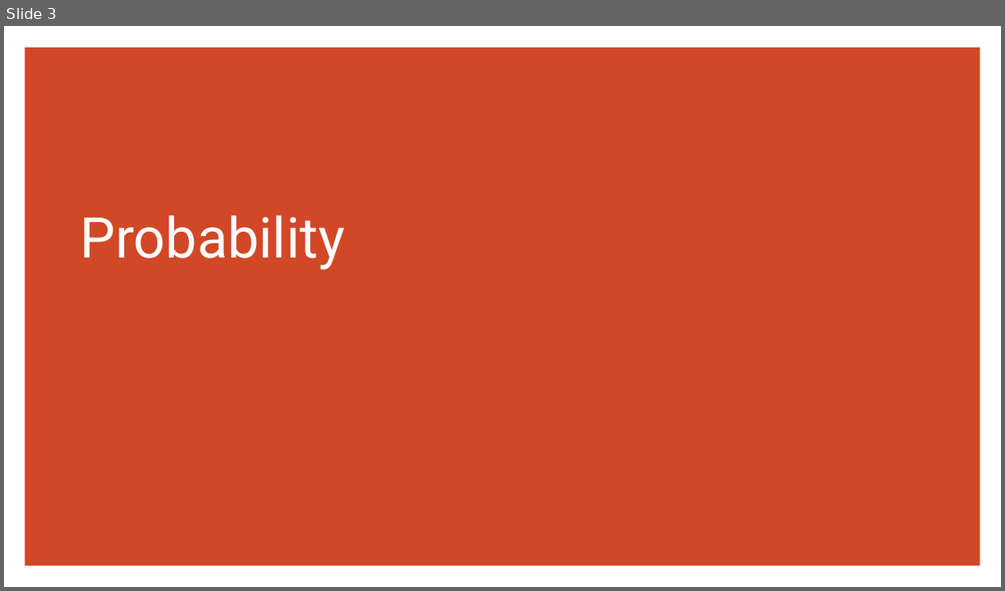
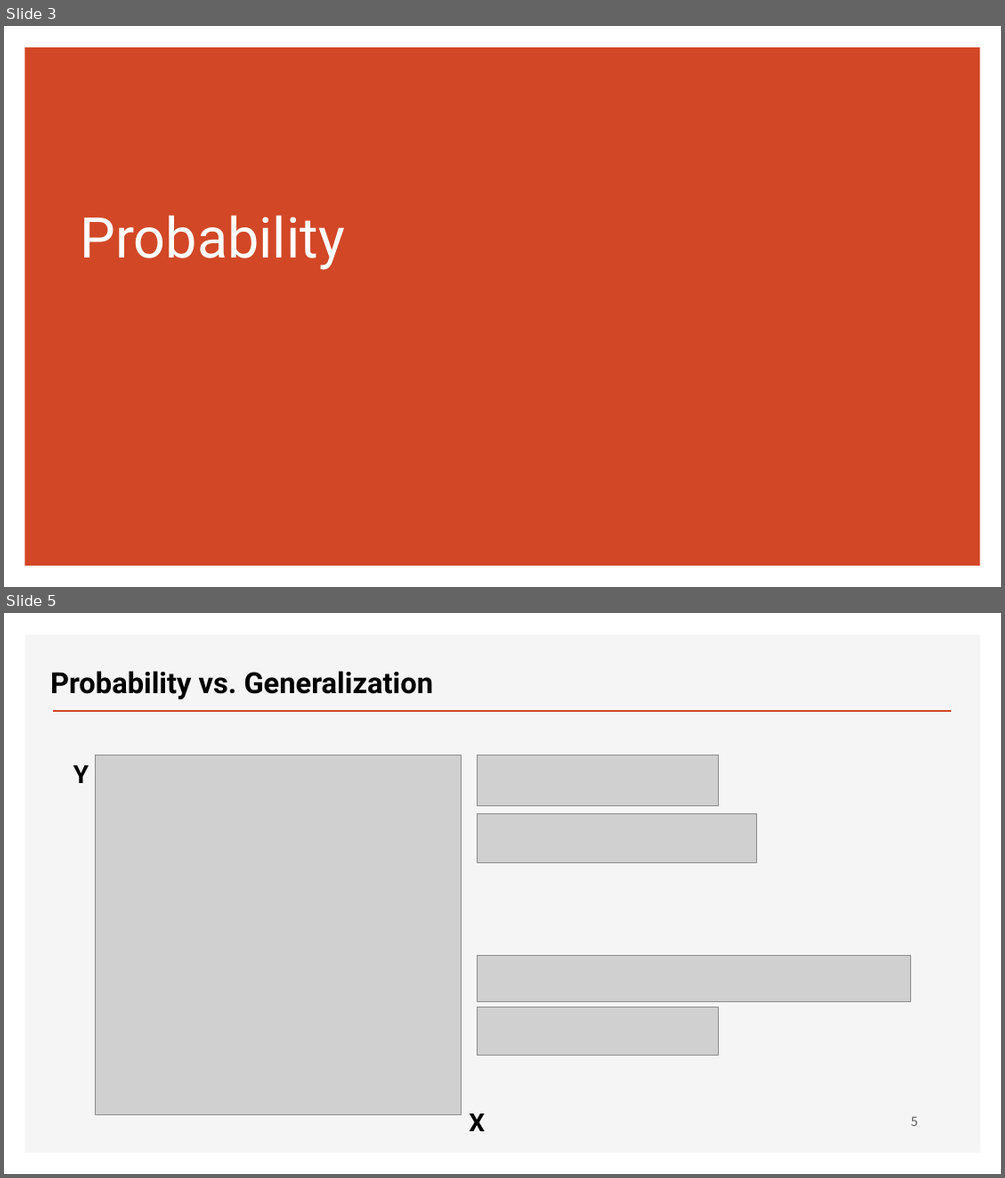
Before and after one commit to ancestor9/2026_Fall_Generative-Deep-Learning, a slide deck: Chapter 03 Variational Autoencoders.pptx. Shown one above the other, each under a label of ours: slide 3 before the commit, slides 3 and 5 after it; the slides between them are not shown. The pictures are 1005x591 and 1005x1178 pixels, drawn with LibreOffice and Linux fonts; fonts in the diff are those of the drawing; grey boxes stand for pictures; background and template pictures are left out. Boxes give left, top, right and bottom in pixels: in the first picture for what was removed or moved away, otherwise in the second. Text is boxed around its words. In the diff, an @@ line names an element or a change of style, - is before the commit and + after.

```diff
--- a/Chapter 03 Variational Autoencoders.pptx
+++ b/Chapter 03 Variational Autoencoders.pptx
@@ slide 5 added at [4, 613, 1001, 1174], background #FFFFFF @@
@@ rectangle added at [25, 634, 980, 1153], fill #F5F5F5 @@
@@ text added at [50, 671, 434, 699], 28 pt, text #000000, bold @@
+Probability vs. Generalization
@@ line added from (53, 711) to (952, 711), #D24726 2 pt @@
@@ text added at [73, 765, 89, 783], 24 pt, text #000000, bold @@
+Y
@@ picture added at [96, 755, 461, 1115] @@
@@ picture added at [477, 755, 718, 806] @@
@@ picture added at [477, 813, 756, 863] @@
@@ picture added at [477, 956, 910, 1002] @@
@@ picture added at [477, 1007, 718, 1055] @@
@@ text added at [469, 1113, 485, 1131], 24 pt, text #000000, bold @@
+X
@@ page number added at [911, 1117, 918, 1126], 12 pt, text #595959 @@
+5
```
Also in this commit, not shown: 3 other slides added.
